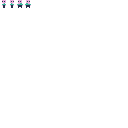
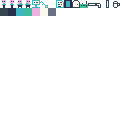
Layers edited between the first and the second 128px x 128px image:
added group "pipes" with 2 layers above "machjine" over [88, 0, 120, 8]
added layer "Layer 3" in group "pipes" over [96, 0, 120, 8]
added layer "Layer 2" in group "pipes" over [88, 3, 96, 6]
added layer "machjine" above "door" over [80, 1, 88, 8]
added layer "door" above "window" over [72, 0, 80, 8]
added layer "window" above "file" over [64, 0, 72, 8]
added layer "file" above "small key" over [56, 0, 64, 8]
added layer "small key" above "big key" over [49, 2, 56, 5]
added layer "big key" above "computer" over [40, 1, 48, 8]
added layer "computer" above "player" over [32, 0, 40, 8]
added group "color tiles" with 2 layers over [0, 8, 56, 16]
added layer "Layer 1" in group "color tiles" over [8, 8, 56, 16]
added layer "wall" in group "color tiles" over [0, 8, 8, 16]
